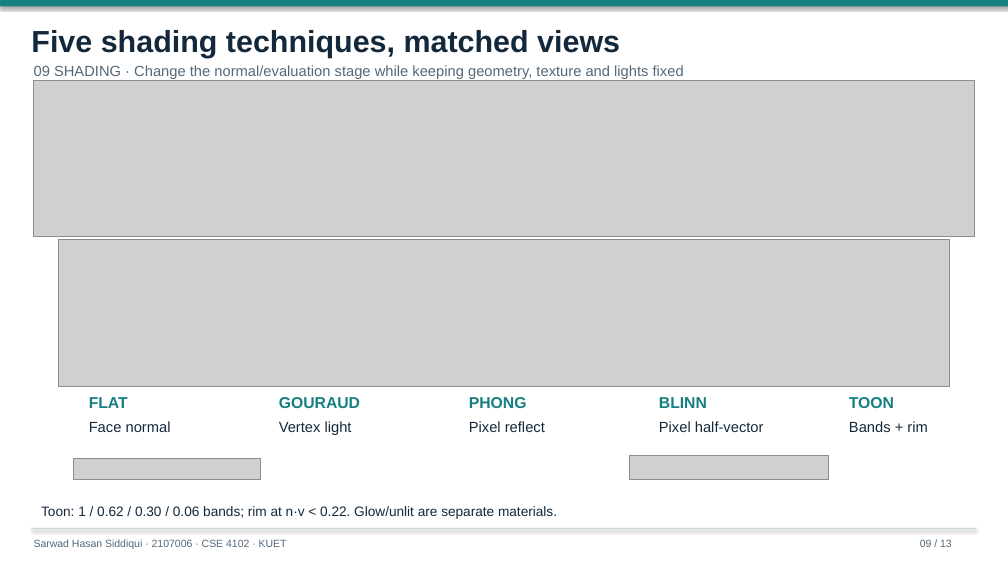
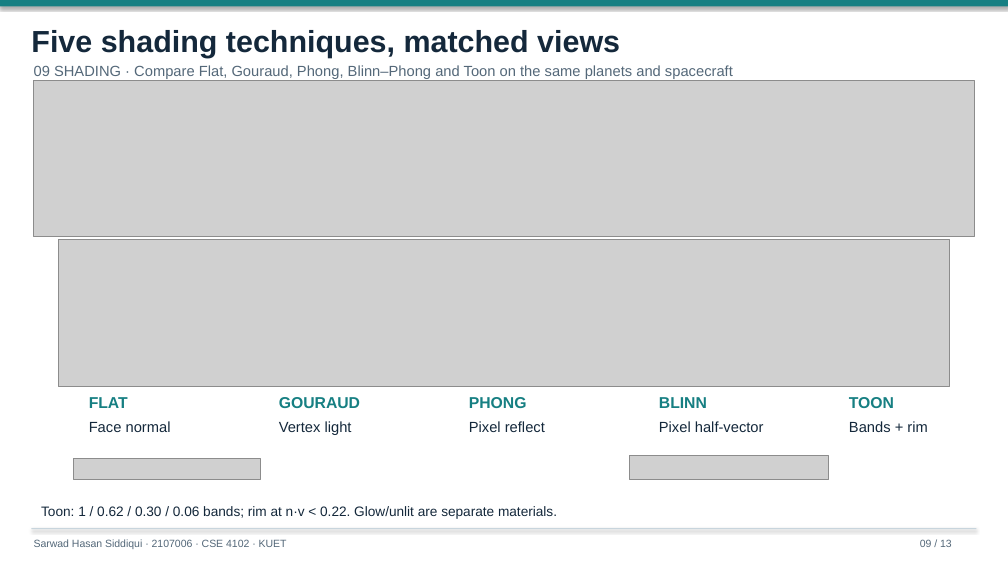
Before and after one commit to Rockstatata/Voyager-2, a slide deck: slide 9 of docs/report/Final-Presentation.pptx. Drawn at 1008x567 pixels with LibreOffice and Linux fonts; fonts in the diff are those of the drawing; grey boxes stand for pictures. Boxes give left, top, right and bottom in pixels: in the first picture for what was removed or moved away, otherwise in the second. Text is boxed around its words. In the diff, an @@ line names an element or a change of style, - is before the commit and + after.

```diff
--- a/docs/report/Final-Presentation.pptx
+++ b/docs/report/Final-Presentation.pptx
@@ text at bbox=[34, 65, 733, 79]: text changed @@
-09 SHADING · Change the normal/evaluation stage while keeping geometry, texture and lights fixed
+09 SHADING · Compare Flat, Gouraud, Phong, Blinn–Phong and Toon on the same planets and spacecraft
```
Also in this commit, not shown: 10 other slides changed, 10 other files.
